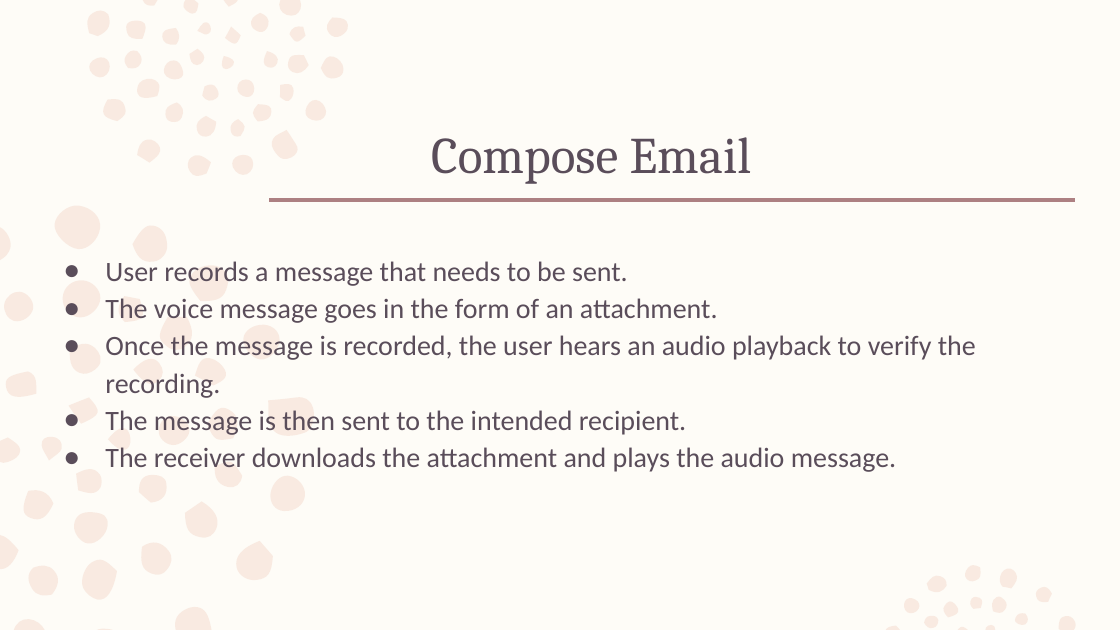
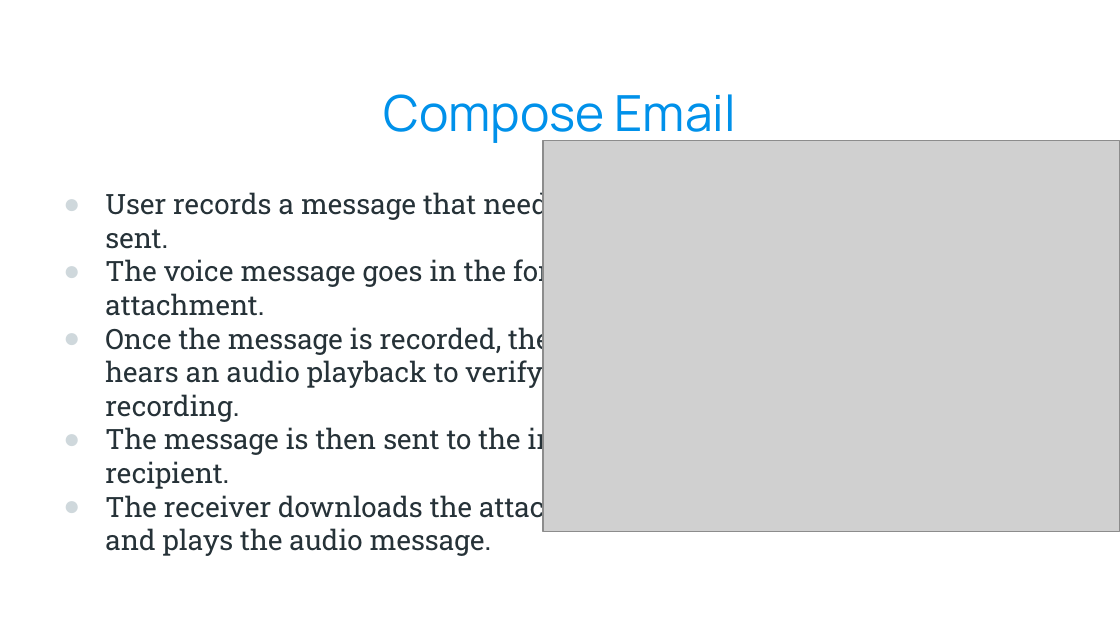
Before and after one commit to kazimsayed954/S5, a slide deck: slide 18 of Design Project/Voice Based Email System for the Visually Impaired 1.pptx (slide 14 before the commit). Drawn at 1120x630 pixels with LibreOffice and Linux fonts; fonts in the diff are those of the drawing; grey boxes stand for pictures; background and template pictures are left out. Boxes give left, top, right and bottom in pixels: in the first picture for what was removed or moved away, otherwise in the second. Text is boxed around its words. In the diff, an @@ line names an element or a change of style, - is before the commit and + after.

```diff
--- a/Design Project/Voice Based Email System for the Visually Impaired 1.pptx
+++ b/Design Project/Voice Based Email System for the Visually Impaired 1.pptx
@@ background #FEFCF7 to picture (left out) @@
@@ freeform shape removed at box(0, 0, 1076, 630) @@
@@ title "Compose Email": place and size @@
-title "Compose Email" at box(431, 137, 752, 184)
+title "Compose Email" at box(383, 94, 736, 144)
@@ title "Compose Email" at box(383, 94, 736, 144): size 33 to 32 pt, font Cambria to Manrope, text colour #5A4D5A to #0091EA; alignment left to centre; line spacing 0.99 to 1 @@
@@ picture added at box(543, 140, 1120, 531) @@
@@ text "User records a message that ...": place and size @@
-text "User records a message that ..." at box(105, 261, 976, 472)
+text "User records a message that ..." at box(105, 188, 646, 556)
@@ text "User records a message that ..." at box(105, 188, 646, 556): font Calibri to Roboto Slab, text colour #5A4D5A to #263238; line spacing 1.11 to 1 @@
@@ line removed from (270, 199) to (1075, 199) @@
```
Also in this commit, not shown: 17 other slides changed, 7 slides added, 3 slides removed, 1 other file.
